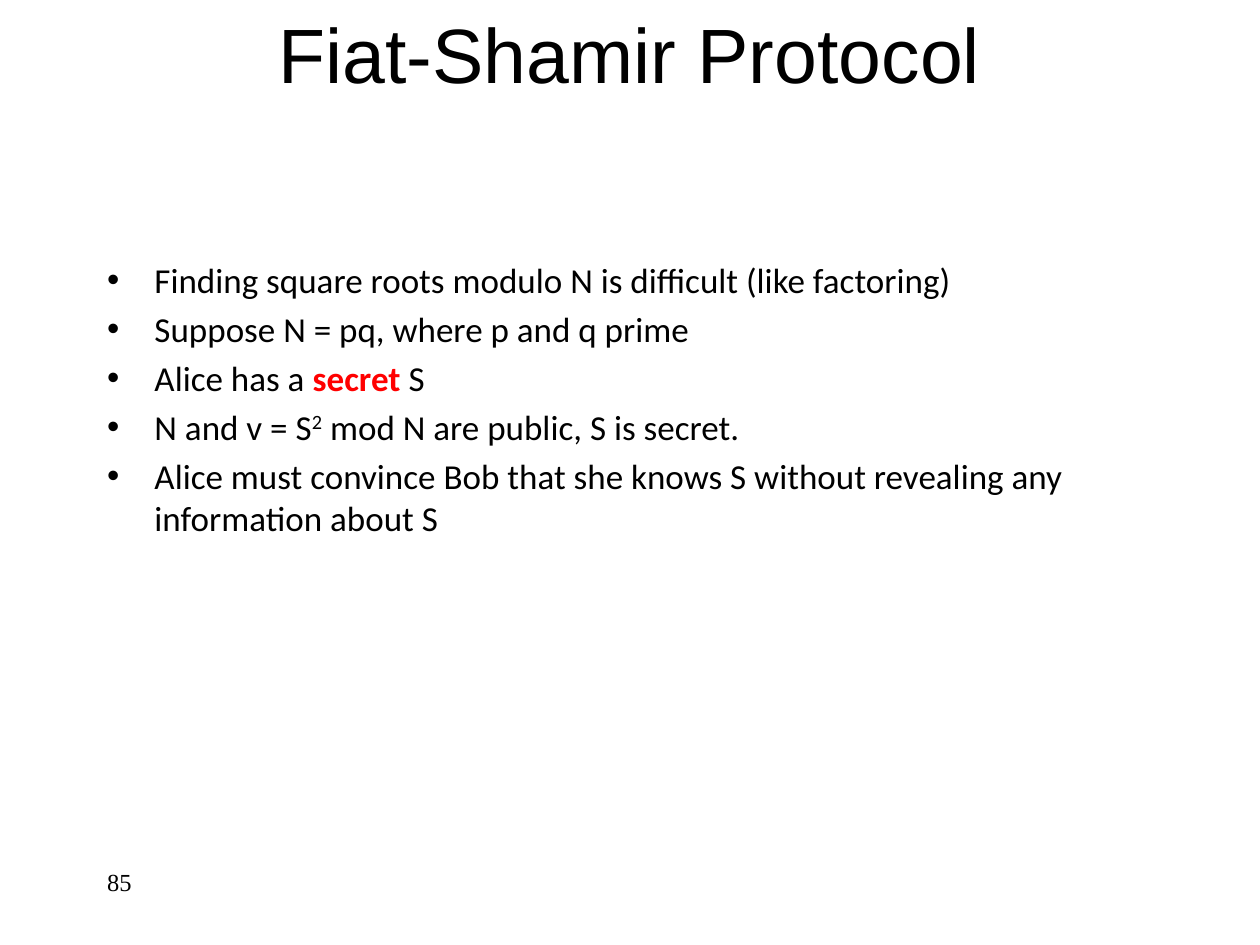
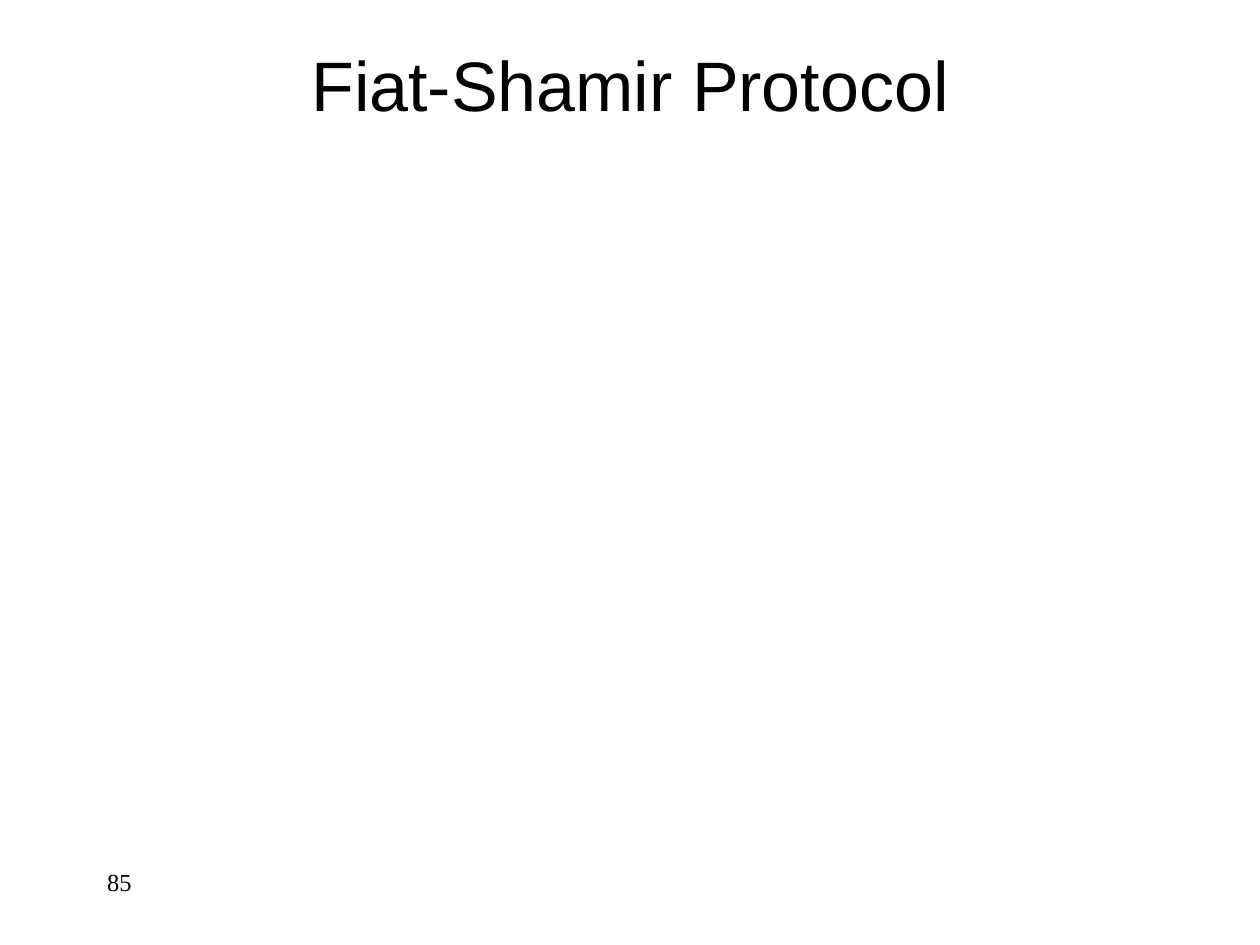
Before and after one commit to jlmucb/class_notes, a slide deck: slide 85 of BerkeleyClass/CS290Spring2013/Lectures/Cryptoclass9.pptx. Drawn at 1260x945 pixels with LibreOffice and Linux fonts; fonts in the diff are those of the drawing; grey boxes stand for pictures. Boxes give left, top, right and bottom in pixels: in the first picture for what was removed or moved away, otherwise in the second. Text is boxed around its words. In the diff, an @@ line names an element or a change of style, - is before the commit and + after.

```diff
--- a/BerkeleyClass/CS290Spring2013/Lectures/Cryptoclass9.pptx
+++ b/BerkeleyClass/CS290Spring2013/Lectures/Cryptoclass9.pptx
@@ title "Fiat-Shamir Protocol": place and size @@
-title "Fiat-Shamir Protocol" at <box>279,27,980,84</box>
+title "Fiat-Shamir Protocol" at <box>311,60,949,112</box>
@@ title "Fiat-Shamir Protocol" at <box>311,60,949,112</box>: size 44 to 40 pt @@
@@ text removed at <box>154,267,1062,532</box> @@
-• Finding square roots modulo N is difficult (like factoring)
-• Suppose N = pq, where p and q prime
-• Alice has a secret S
-• N and v = S2 mod N are public, S is secret.
-• Alice must convince Bob that she knows S without revealing any information about S
```
Also in this commit, not shown: 86 other slides changed, 1 other file.
